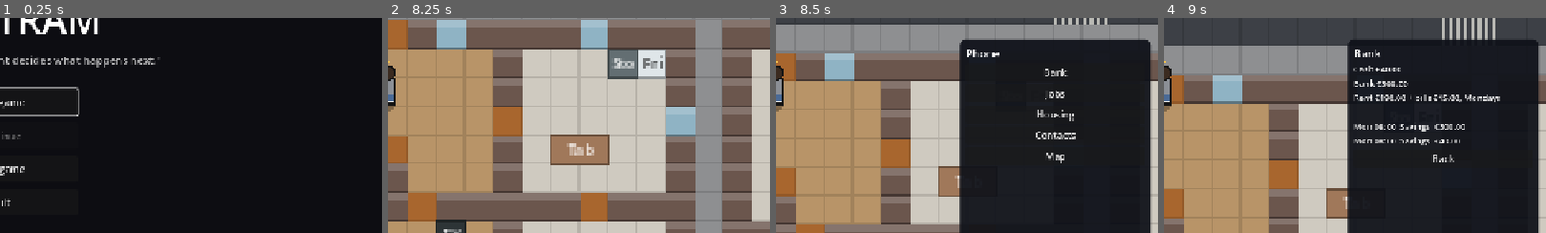
Above: before the commit, frames 1-4 (left to right).
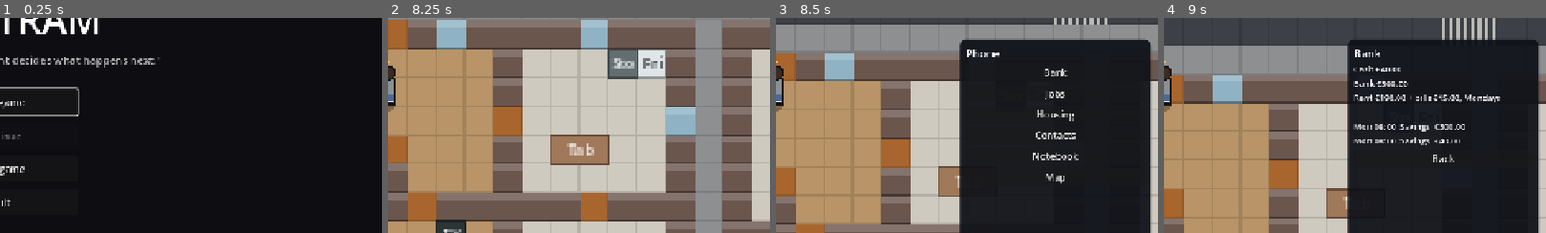
Above: after the commit, the same moments.

Repository: musterm4nn-alt/last-tram
Game: Godot game, scene res://game/main.tscn
Same seed, same stepped clock (60 frames per second), same inputs: the game is played once before the commit and once after it.
Inputs (mouse positions are % of the whole screen's width and height, from its top left):
- Up to frame 1 (0.25 s): no input
- Up to frame 2 (8.25 s): click "New game" at 0.5 s; click (33, 29) at 1.27 s; type "12" at 1.35 s; click (33, 38) at 1.5 s; type "12" at 1.58 s; click (33, 48) at 1.73 s; type "12" at 1.82 s; tap Enter (ui_accept) at 2, 2.27, 4.25, 5, 5.75, 6.5, 6.77, 7.25 s; move the mouse to (45, 70) at 2.02 s; hold W (move_up) 2.03-2.75 s; hold E (interact) 2.03-2.75 s; click (45, 70) at 2.17 s; tap P (phone) at 2.3 s; click "Random name" at 2.75 s; click "Start" at 3.5 s; drag from (80, 65) to (45, 70) at 4.27 s; move the mouse to (20, 35) at 5.02 s; hold A (move_left) 5.03-5.75 s; hold Shift (run) 5.03-5.75 s; tap E (interact) at 5.3 s; drag from (55, 50) to (20, 35) at 5.77 s; move the mouse to (35, 25) at 6.52 s; hold S (move_down) 6.53-7.25 s; hold Page Down (level_down) 6.53-7.25 s; tap Shift (run) at 6.8 s; tap M (map) at 7.15 s; drag from (72, 45) to (35, 25) at 7.27 s; move the mouse to (30, 55) at 8.02 s; hold W (move_up) from 8.03 s (still down); hold Right mouse button (pan_drag) from 8.03 s (still down); click (30, 55) at 8.17 s
- Up to frame 3 (8.5 s): keep holding W (move_up); keep holding Right mouse button (pan_drag); tap P (phone) at 8.3 s
- Up to frame 4 (9 s): tap Space (pause) at 8.65 s; release W (move_up) at 8.75 s; release Right mouse button (pan_drag) at 8.75 s; click "Bank" at 8.75 s
The pictures show only the part of the screen within x 50-100%, y 30-80%; the shares and areas given below are measured in that part.

Frames 1-2 are identical in both runs. In frame 3, 0.4% of the frame differs, in the area x 67-80%, y 62-77%; in frame 4, nothing differs.

Commit message:
T-0069: discoveries - the Notebook app and the map
Co-Authored-By: Claude Opus 5.5 <noreply@anthropic.com>
Claude-Session: https://claude.ai/code/session_01QSiznKxWP1Q8ejGoVtoaRd

Diff:
--- a/game/ui/hud.gd
+++ b/game/ui/hud.gd
@@ -49,6 +49,8 @@
 	if place == null:
 		return "Altstadt"
 	var lot := Lots.by_place(sim.world, place.id)
+	if place.hidden and not Discoveries.found_places(sim, person).has(place.id):
+		return "Altstadt"  # a secret place you haven't found (T-0069)
 	if lot != null and not Lots.is_open(lot, sim.clock):
 		return "%s (closed, %s)" % [place.name, Lots.opening_text(lot, sim.clock)]
 	if Staffing.unserved(sim, lot):
--- a/game/ui/interaction_menu.gd
+++ b/game/ui/interaction_menu.gd
@@ -91,7 +91,9 @@
 	if person != null:
 		out.append(person.full_name())
 	elif lot != null:
-		out.append(sim.content.place(lot.place_id).name)
+		var place := sim.content.place(lot.place_id)
+		var secret := place.hidden and not Discoveries.found_places(sim, sim.world.player()).has(place.id)
+		out.append("Here" if secret else place.name)
 	elif obj != null:
 		var def := sim.content.object_def(obj.def_id)
 		var header := def.name if def != null else obj.def_id
--- a/game/ui/map_view.gd
+++ b/game/ui/map_view.gd
@@ -50,14 +50,16 @@
 	return Rect2(top_left, view_cells)
 
 
-## Place names for `level`: [{"name": String, "cell": Vector2}], "cell" being the centre of
-## the place's rect in cells, in district and authoring order.
-static func labels(content: ContentDB, level: int) -> Array[Dictionary]:
+## Place names for `level`: [{"name": String, "cell": Vector2, "found": bool}], "cell" being
+## the centre of the place's rect in cells, in district and authoring order. Hidden places
+## (T-0069) are left out unless they are in `found` (places of the player's discoveries);
+## "found" marks those places with a note.
+static func labels(content: ContentDB, level: int, found: PackedStringArray = PackedStringArray()) -> Array[Dictionary]:
 	var out: Array[Dictionary] = []
 	for district_id: String in content.district_order:
 		for place: PlaceDef in content.districts[district_id].places:
-			if place.level == level:
-				out.append({"name": place.name, "cell": Vector2(place.rect.position) + Vector2(place.rect.size) / 2.0})
+			if place.level == level and (not place.hidden or found.has(place.id)):
+				out.append({"name": place.name, "cell": Vector2(place.rect.position) + Vector2(place.rect.size) / 2.0, "found": found.has(place.id)})
 	return out
 
 
@@ -83,8 +85,8 @@
 	draw_texture_rect(_texture, Rect2(-shown.position * px_per_cell, map_cells * px_per_cell), false)
 	if show_labels:
 		var font := get_theme_default_font()
-		for label: Dictionary in labels(Session.content, _built_level):
-			var text: String = label["name"]
+		for label: Dictionary in labels(Session.content, _built_level, Discoveries.found_places(Session.sim, player)):
+			var text: String = label["name"] + (" ✎" if label["found"] else "")
 			var cell: Vector2 = label["cell"]
 			var width := font.get_string_size(text, HORIZONTAL_ALIGNMENT_LEFT, -1, LABEL_FONT_SIZE).x
 			var at := (cell - shown.position) * px_per_cell + Vector2(-width / 2.0, LABEL_FONT_SIZE / 2.0)
--- a/game/ui/phone/notebook_app.gd
+++ b/game/ui/phone/notebook_app.gd
@@ -1,7 +1,7 @@
 class_name NotebookApp
 extends RefCounted
-## The player's notebook (T-0068 notices; the phone app comes with T-0069): what they learn
-## and find, in words. Pure helpers.
+## The phone's Notebook app (T-0069; notices since T-0068): what the player learned and found,
+## in words. Pure helpers; Phone draws the lines.
 
 
 ## The notice for a discovery event about the player ("" otherwise): a clue heard or found,
@@ -25,3 +25,48 @@
 			if String(data.get("result", "")) == "nothing":
 				return "Nothing here."
 	return ""
+
+
+## The Notebook app's lines (T-0069): "Leads" (clues known, not yet followed up: the place
+## and the clue) and "Finds" (what was uncovered and what it gave), each in id order.
+static func lines(sim: Sim, player_id: int) -> PackedStringArray:
+	var out := PackedStringArray()
+	var person := sim.world.get_person(player_id)
+	if person == null:
+		return out
+	out.append("Leads")
+	if person.known_clues.is_empty():
+		out.append("No leads yet. Talk to people, read notices, look around.")
+	for id: String in person.known_clues:
+		var def := sim.content.discovery(id)
+		if def != null:
+			out.append("%s: %s" % [sim.content.place(def.place_id).name, def.clue])
+	out.append("")
+	out.append("Finds")
+	if person.discoveries.is_empty():
+		out.append("Nothing yet.")
+	for id: String in person.discoveries:
+		var def := sim.content.discovery(id)
+		if def == null:
+			continue
+		out.append("%s (%s)" % [def.name, sim.content.place(def.place_id).name])
+		for effect: DiscoveryEffect in def.effects:
+			var text := effect_text(sim, effect)
+			if not text.is_empty():
+				out.append("  " + text)
+	return out
+
+
+## What an effect gave, in words ("" for a moodlet: you felt it).
+static func effect_text(sim: Sim, effect: DiscoveryEffect) -> String:
+	match effect.kind:
+		DiscoveryEffect.NOTE:
+			return effect.text
+		DiscoveryEffect.MONEY:
+			return "Found %s" % Money.format(effect.cents)
+		DiscoveryEffect.CONTACT:
+			return "You know the people at %s now" % sim.content.place(effect.place_id).name
+		DiscoveryEffect.UNLOCK:
+			var interaction := sim.content.interaction(effect.interaction_id)
+			return "You can now: %s" % (interaction.name if interaction != null else effect.interaction_id)
+	return ""
--- a/game/ui/phone/phone.gd
+++ b/game/ui/phone/phone.gd
@@ -1,11 +1,12 @@
 class_name Phone
 extends CanvasLayer
 ## The player's phone (P, T-0063): a panel at the bottom right with apps: Bank, Jobs (apply,
-## quit, register; T-0064), Housing (rent an empty flat; T-0066), Contacts (with calls) and Map. The game keeps running while it is open. Reads sim state; calls go through
+## quit, register; T-0064), Housing (rent an empty flat; T-0066), Contacts (with calls), Notebook (leads and
+## finds; T-0069) and Map. The game keeps running while it is open. Reads sim state; calls go through
 ## CallCommand.
 
 const WIDTH: float = 320.0
-const APPS: PackedStringArray = ["Bank", "Jobs", "Housing", "Contacts", "Map"]
+const APPS: PackedStringArray = ["Bank", "Jobs", "Housing", "Contacts", "Notebook", "Map"]
 
 ## True while the phone is shown.
 var is_open: bool = false
@@ -130,6 +131,9 @@
 			for lot: Lot in flats:
 				_label(HousingApp.flat_text(Session.sim, lot))
 				_button("Rent this flat", func() -> void: Session.submit(RentFlatCommand.new(player_id, lot.id)))
+		"Notebook":
+			for text: String in NotebookApp.lines(Session.sim, player_id):
+				_label(text)
 		"Contacts":
 			var known := ContactsApp.contacts(Session.sim, player_id)
 			if known.is_empty():
--- a/sim/content/place_def.gd
+++ b/sim/content/place_def.gd
@@ -21,6 +21,9 @@
 var closed_days: PackedInt32Array = PackedInt32Array()
 ## Weekly rent of a home, in euro cents (district.json "rent", T-0062); 0 for other places.
 var rent: int = 0
+## A secret place (T-0069): left off the map (and the HUD's place line) until the player
+## uncovers a discovery there.
+var hidden: bool = false
 
 
 func contains(cell: Vector3i) -> bool:
--- a/sim/content/world_loader.gd
+++ b/sim/content/world_loader.gd
@@ -83,6 +83,8 @@
 		else:
 			reader.error("%s: rect must be [x, y, width, height] (local)" % ctx)
 		_read_access(reader, pd, place, ctx)
+		if pd.has("hidden"):
+			place.hidden = reader.read_bool(pd, "hidden", ctx)
 		if place.kind == "home":
 			place.rent = reader.read_int(pd, "rent", ctx)
 			if place.rent <= 0:
--- a/sim/discoveries/discoveries.gd
+++ b/sim/discoveries/discoveries.gd
@@ -136,3 +136,14 @@
 		var def := sim.content.discovery(id)
 		if def != null and def.share_trust >= 0 and trust >= def.share_trust and learn_clue(sim, listener, id, "talk", speaker.id):
 			return
+
+
+## The places of everything the person has uncovered, sorted (T-0069: the map shows them).
+static func found_places(sim: Sim, person: Person) -> PackedStringArray:
+	var out := PackedStringArray()
+	for id: String in person.discoveries if person != null else PackedStringArray():
+		var def := sim.content.discovery(id)
+		if def != null and not out.has(def.place_id):
+			out.append(def.place_id)
+	out.sort()
+	return out
--- a/tests/game/test_map.gd
+++ b/tests/game/test_map.gd
@@ -122,3 +122,37 @@
 	assert_true(player.running)
 	controller.free()
 	town_map.free()
+
+
+func test_hidden_places_appear_once_found() -> void:
+	var db := ContentDB.load_default()
+	var sim := SimFactory.new_game(db, 1)
+	var player := sim.world.player()
+	db.place("altmarkt").hidden = true
+	var names := func(found: PackedStringArray) -> Array:
+		return MapView.labels(db, 0, found).map(func(l: Dictionary) -> String: return l["name"])
+	assert_false(names.call(Discoveries.found_places(sim, player)).has("Altmarkt"), "a secret place is off the map")
+	player.pos = Vector2(30.5, 30.5)
+	assert_eq(Hud.place_text(sim, player), "Altstadt", "and the HUD doesn't name it")
+	Discoveries.uncover(sim, player, "fountain_coins")
+	var found := Discoveries.found_places(sim, player)
+	assert_eq(found, PackedStringArray(["altmarkt"]))
+	assert_true(names.call(found).has("Altmarkt"), "found: on the map")
+	var marked := MapView.labels(db, 0, found).filter(func(l: Dictionary) -> bool: return l["found"])
+	assert_eq(marked.size(), 1, "with a note mark")
+	assert_eq(Hud.place_text(sim, player), "Altmarkt")
+
+
+func test_notebook_lists_leads_and_finds() -> void:
+	var sim := SimFactory.new_game(content(), 1)
+	var player := sim.world.player()
+	assert_eq(NotebookApp.lines(sim, player.id), PackedStringArray(["Leads", "No leads yet. Talk to people, read notices, look around.", "", "Finds", "Nothing yet."]))
+	Discoveries.learn_clue(sim, player, "fountain_coins", "talk")
+	assert_eq(NotebookApp.lines(sim, player.id)[1], "Altmarkt: " + content().discovery("fountain_coins").clue)
+	Discoveries.uncover(sim, player, "fountain_coins")
+	var lines := NotebookApp.lines(sim, player.id)
+	assert_eq(lines.slice(3), PackedStringArray(["Finds", "Coins in the fountain (Altmarkt)", "  Found €3.40", "  You fished €3.40 out of the fountain. Nobody saw."]))
+	var unlock := DiscoveryEffect.new()
+	unlock.kind = DiscoveryEffect.UNLOCK
+	unlock.interaction_id = "sit"
+	assert_eq(NotebookApp.effect_text(sim, unlock), "You can now: Sit down")
Not shown, changed: tickets/T-0069-notebook-and-map.md
